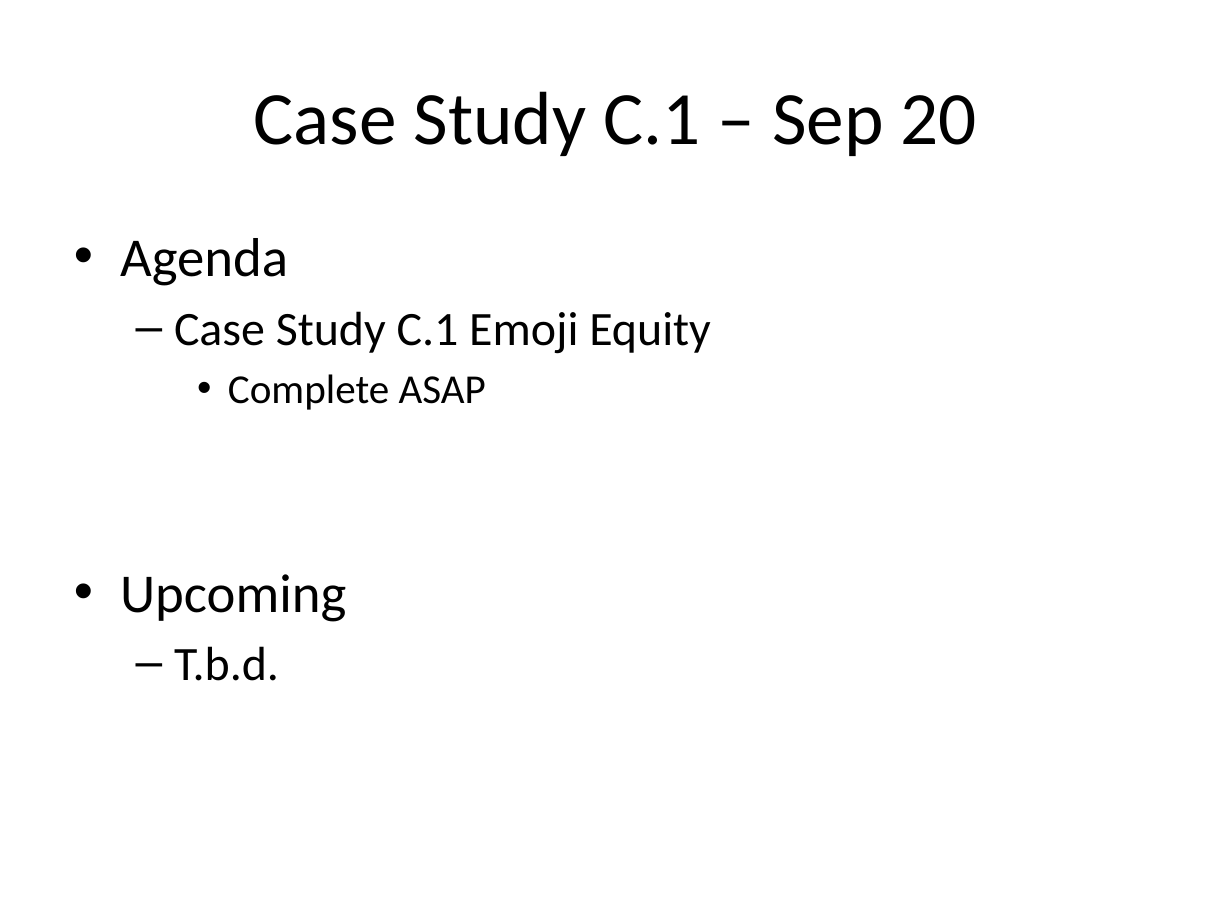
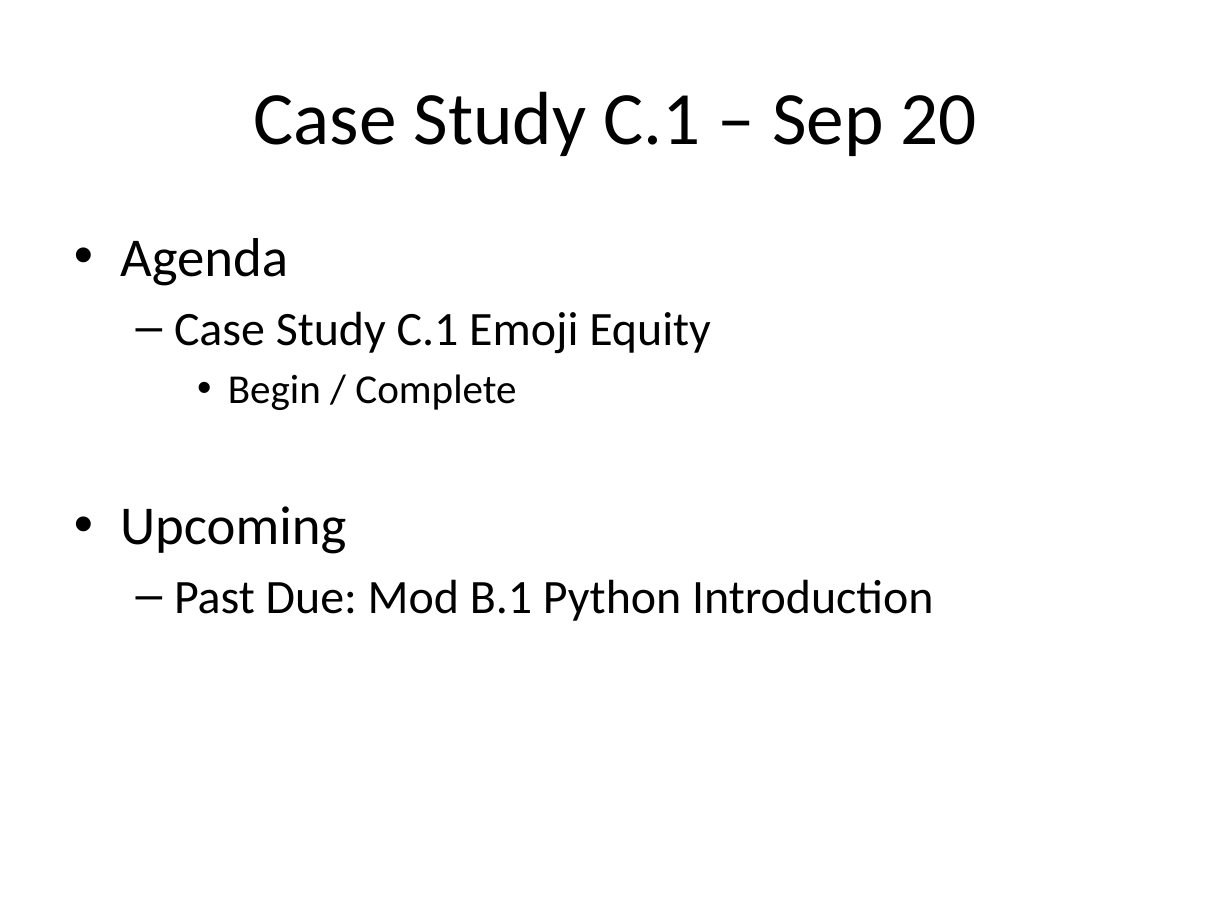
Before and after one commit to optimalcore/ICS2O0, a slide deck: slide 1 of Daily Agendas/Day3.4_EmojiEquity.pptx. Drawn at 1232x924 pixels with LibreOffice and Linux fonts; fonts in the diff are those of the drawing. Boxes give left, top, right and bottom in pixels: in the first picture for what was removed or moved away, otherwise in the second. Text is boxed around its words. In the diff, an @@ line names an element or a change of style, - is before the commit and + after.

```diff
--- a/Daily Agendas/Day3.4_EmojiEquity.pptx
+++ b/Daily Agendas/Day3.4_EmojiEquity.pptx
@@ text at (228, 374, 516, 410): text changed @@
-    • Complete ASAP
+    • Begin / Complete
@@ text at (174, 579, 933, 621): text changed @@
-  – T.b.d.
+  – Past Due: Mod B.1 Python Introduction
```
Also in this commit, not shown: 2 slides added, 1 other file.
